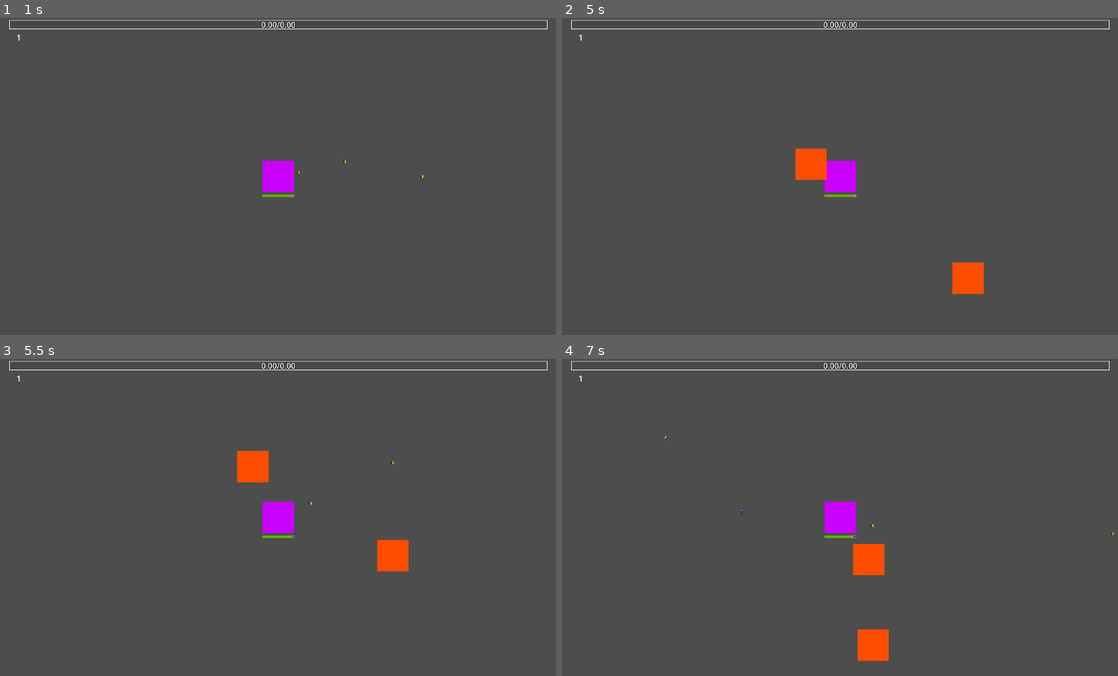
Above: before the commit, frames 1-4 (two rows, left to right).
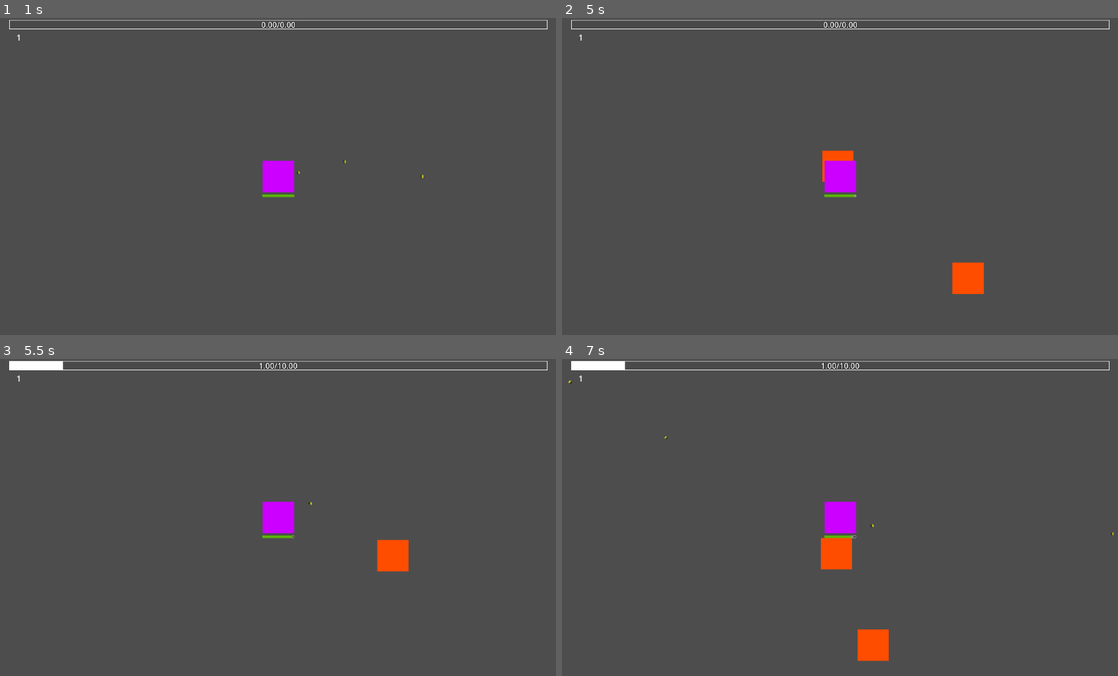
Above: after the commit, the same moments.

Repository: Clique33/Gamelab-Cipher-Labs
Game: Godot game, scene res://GameCore/Scenes/World.tscn
The game is run twice, just before and just after one commit, with the same random seed, the same clock (stepped at 60 frames per second) and the same inputs.
Inputs (mouse positions are in pixels of both pictures, inside the frame that each line leads up to):
- Up to frame 1 (1 s): tap Enter at 0.5 s; move the mouse to (400, 160) at 0.52 s; hold D (move_right) from 0.53 s (still down); click (400, 160) at 0.6 s
- Up to frame 2 (5 s): tap Space at 1.25 s; move the mouse to (728, 192) at 1.27 s; release D (move_right) at 1.28 s; hold S (move_down) 1.28-2.03 s; click (728, 192) at 1.35 s; tap Enter at 2 s; move the mouse to (895, 106) at 2.02 s; hold D (move_right) 2.03-2.78 s; click (895, 106) at 2.1 s; move the mouse to (812, 239) at 2.77 s; hold W (move_up) 2.78-3.53 s; click (812, 239) at 2.85 s; move the mouse to (1006, 224) at 3.52 s; hold A (move_left) from 3.53 s (still down); click (1006, 224) at 3.6 s; move the mouse to (673, 128) at 4.27 s; click (673, 128) at 4.35 s
- Up to frame 3 (5.5 s): move the mouse to (305, 517) at 5.02 s; release A (move_left) at 5.03 s; hold S (move_down) from 5.03 s (still down); click (305, 517) at 5.1 s
- Up to frame 4 (7 s): move the mouse to (756, 438) at 5.77 s; release S (move_down) at 5.78 s; hold D (move_right) 5.78-6.53 s; click (756, 438) at 5.85 s; move the mouse to (962, 501) at 6.52 s; hold W (move_up) from 6.53 s (still down); click (962, 501) at 6.6 s

Frame 1 is identical in both runs. In frame 2, 0.7% of the frame differs, in the area x 41-53%, y 41-52%; in frame 3, 1.0%; in frame 4, 1.5%, in the area x 1-58%, y 0-69%.

Commit message:
refactor: configuração de collisions (layer e mask) para player, inimigos e itens (orbe de xp). inimigos atravessam o player, continuam causando dano.

Diff:
--- a/ExperienceSystem/experience_ui.gd
+++ b/ExperienceSystem/experience_ui.gd
@@ -7,18 +7,28 @@
 @onready var exp_num: Label = $ExperienceBar/ExperienceNumber
 
 func _ready() -> void:
+	print("ExperienceUI: _ready() called")
+	print("ExperienceUI: component = ", component)
+	print("ExperienceUI: component path = ", component.get_path() if component else "NULL")
+	print("ExperienceUI: bar = ", bar)
 	bar.value = component.current_experience
 	bar.max_value = component.experience_to_level
 	lvl_num.text = str(component.level)
 	_on_experience_gained(0)
+	print("ExperienceUI: Connecting to component.leveled")
 	component.leveled.connect(_on_leveled)
+	print("ExperienceUI: Connecting to component.experience_gained")
 	component.experience_gained.connect(_on_experience_gained)
+	print("ExperienceUI: Signals connected!")
 	bar.mouse_entered.connect(_on_bar_mouse_enter)
 	bar.mouse_exited.connect(_on_bar_mouse_exit)
 
 func _on_experience_gained(new_value: float) -> void:
+	print("ExperienceUI: _on_experience_gained called with ", new_value)
+	print("ExperienceUI: component.current_experience = ", component.current_experience)
 	bar.value = new_value
 	exp_num.text = "%.2f/%.2f" % [component.current_experience, component.experience_to_level]
+	print("ExperienceUI: bar.value set to ", bar.value)
 
 func _on_leveled(new_level: int) -> void:
 	bar.max_value = component.experience_to_level
--- a/GameCore/Scenes/Enemy.tscn
+++ b/GameCore/Scenes/Enemy.tscn
@@ -16,7 +16,7 @@
 
 [node name="Enemy" type="CharacterBody2D"]
 collision_layer = 2
-collision_mask = 8
+collision_mask = 17
 script = ExtResource("1")
 move_speed = 90.0
 
--- a/GameCore/Scenes/Player.tscn
+++ b/GameCore/Scenes/Player.tscn
@@ -18,7 +18,8 @@
 size = Vector2(64, 64)
 
 [node name="Player" type="CharacterBody2D"]
-collision_mask = 0
+z_index = 10
+collision_mask = 16
 script = ExtResource("1")
 
 [node name="Sprite" type="Sprite2D" parent="."]
--- a/GameCore/Scenes/World.tscn
+++ b/GameCore/Scenes/World.tscn
@@ -15,6 +15,7 @@
 component = NodePath("../../Player/ExperienceComponent")
 
 [node name="Player" parent="." instance=ExtResource("1")]
+collision_mask = 16
 up_direction = Vector2(0, 1)
 
 [node name="ExperienceComponent" type="Node" parent="Player"]
--- a/GameCore/Scenes/XpOrb.tscn
+++ b/GameCore/Scenes/XpOrb.tscn
@@ -71,6 +71,7 @@
 }]
 
 [node name="Area2D" type="Area2D"]
+collision_layer = 8
 script = ExtResource("1_o11n6")
 
 [node name="CollisionShape2D" type="CollisionShape2D" parent="."]
--- a/GameCore/Scripts/Enemy.gd
+++ b/GameCore/Scripts/Enemy.gd
@@ -33,12 +33,14 @@
 		velocity = Vector2.ZERO
 		return
 	var to_player: Vector2 = (player.global_position - global_position)
-	var dist := to_player.length()
+	var dist: float = to_player.length()
 	var dir: Vector2 = Vector2.ZERO
 	if dist > stop_distance:
 		dir = to_player.normalized()
 	velocity = dir * move_speed
-	move_and_slide()
+
+	# Move sem colidir (atravessa o player)
+	global_position += velocity * delta
 
 func _set_player_ref() -> void:
 	var plist := get_tree().get_nodes_in_group("player")
--- a/GameCore/Scripts/Player.gd
+++ b/GameCore/Scripts/Player.gd
@@ -90,7 +90,6 @@
 	die()
 
 func die() -> void:
-	print("Player: die() called! Making player invisible!")
 	# Desativa física/entrada e colisões do player, e emite um evento
 	set_process(false)
 	set_physics_process(false)
